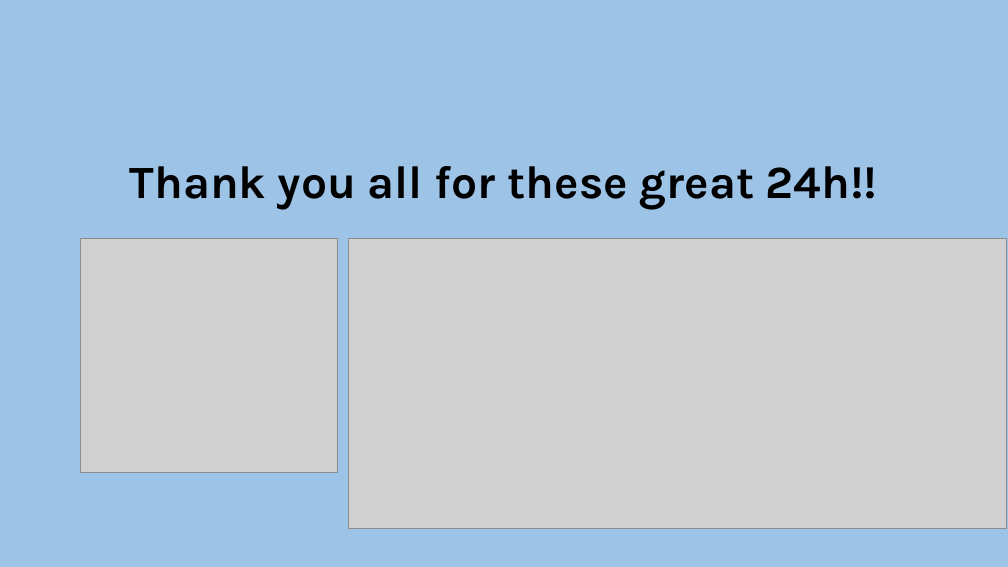
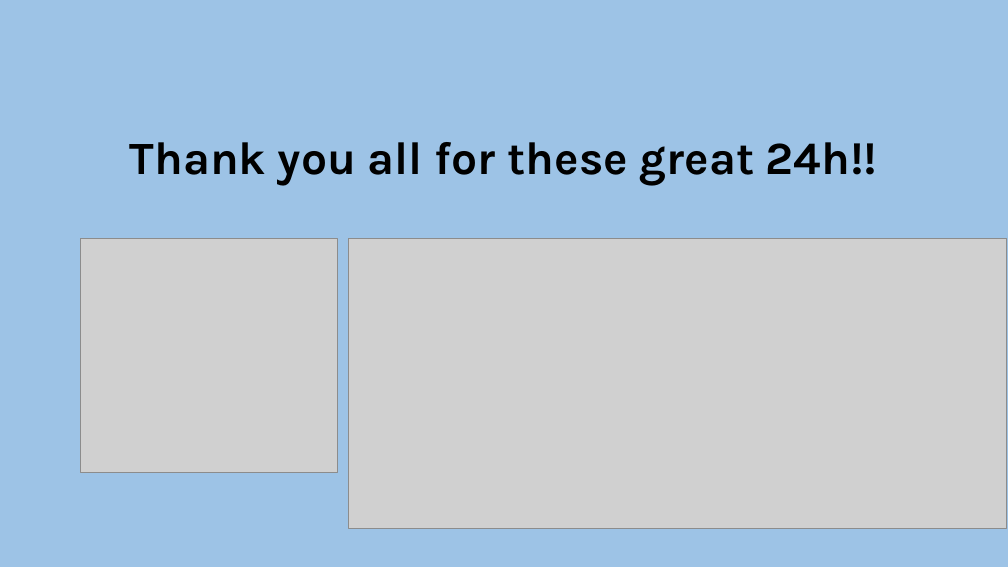
Before and after one commit to lumagician/dachfenster, a slide deck: slide 7 of static/dachfenster-pitch.pptx (slide 8 before the commit). Drawn at 1008x567 pixels with LibreOffice and Linux fonts; fonts in the diff are those of the drawing; grey boxes stand for pictures. Boxes give left, top, right and bottom in pixels: in the first picture for what was removed or moved away, otherwise in the second. Text is boxed around its words. In the diff, an @@ line names an element or a change of style, - is before the commit and + after.

```diff
--- a/static/dachfenster-pitch.pptx
+++ b/static/dachfenster-pitch.pptx
@@ title "Thank you all for these ..." moved from (x1=130, y1=166, x2=877, y2=209) to (x1=130, y1=142, x2=877, y2=184) @@
```
Also in this commit, not shown: 5 other slides changed, 1 slide removed.
